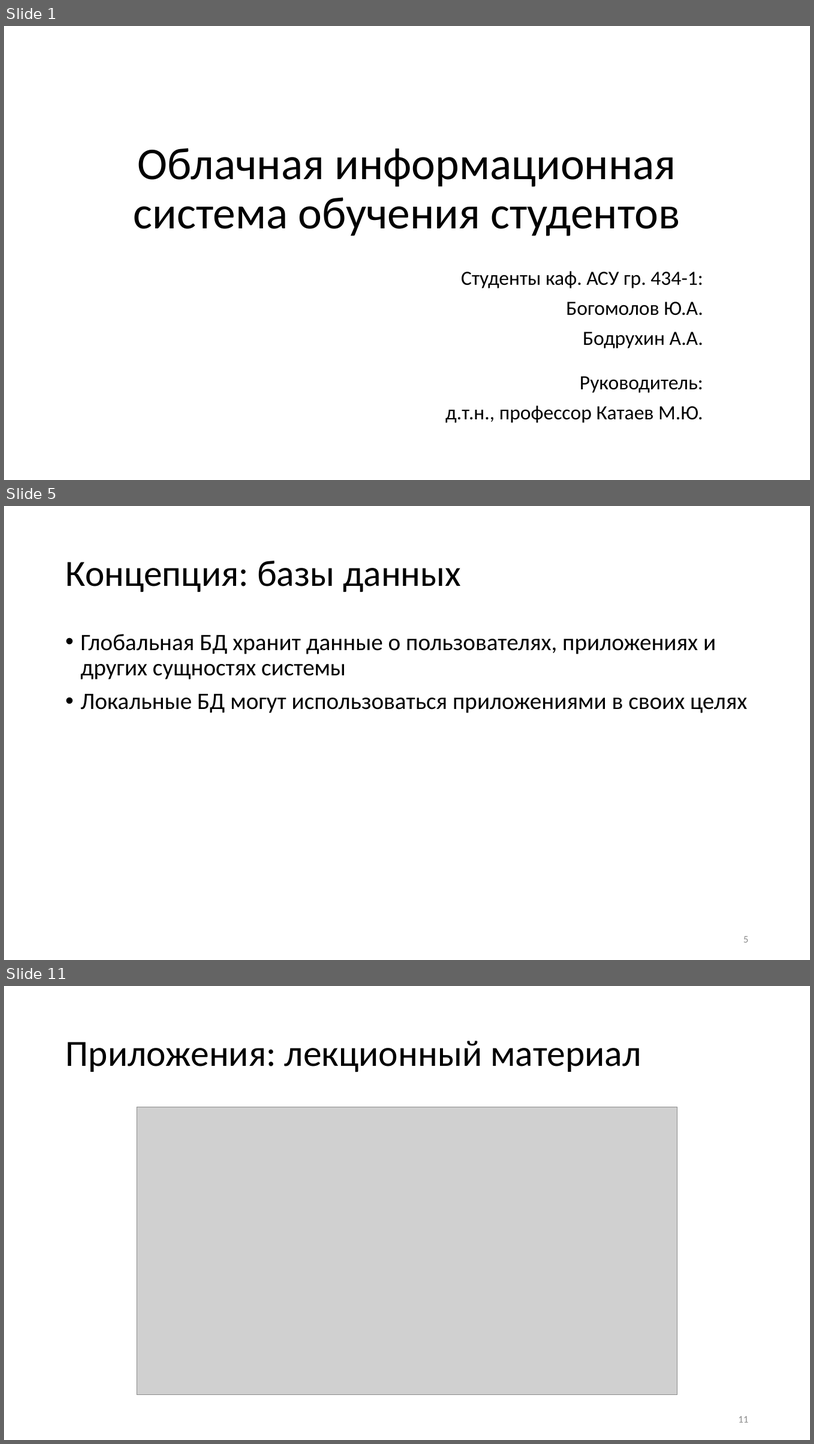
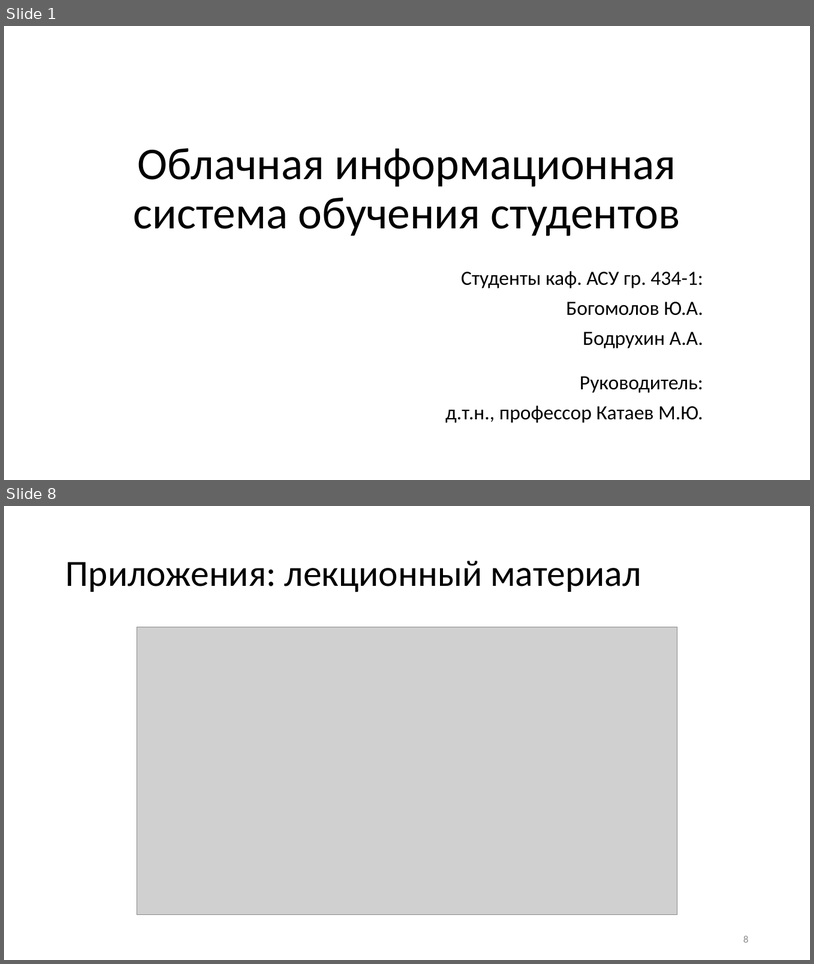
Before and after one commit to KerkDovan/GPO, a slide deck: Конференции/Международная научно-практическая конференция -Электронные средства и системы управления-/Выступление/Презентация.pptx. Shown one above the other, each under a label of ours: slides 1, 5 and 11 before the commit, slides 1 and 8 after it; the slides between them are not shown. The pictures are 814x1444 and 814x964 pixels, drawn with LibreOffice and Linux fonts; fonts in the diff are those of the drawing; grey boxes stand for pictures. Boxes give left, top, right and bottom in pixels: in the first picture for what was removed or moved away, otherwise in the second. Text is boxed around its words. In the diff, an @@ line names an element or a change of style, - is before the commit and + after.

```diff
--- a/Конференции/Международная научно-практическая конференция -Электронные средства и системы управления-/Выступление/Презентация.pptx
+++ b/Конференции/Международная научно-практическая конференция -Электронные средства и системы управления-/Выступление/Презентация.pptx
@@ slide 5 removed at box(4, 506, 810, 960), background #FFFFFF @@
@@ title removed at box(65, 561, 461, 592) @@
-Концепция: базы данных
@@ text removed at box(81, 634, 747, 713) @@
-• Глобальная БД хранит данные о пользователях, приложениях и других сущностях системы
-• Локальные БД могут использоваться приложениями в своих целях
@@ page number removed at box(744, 936, 749, 942) @@
-5
@@ what was slide 11 is now slide 8 @@
@@ page number at box(744, 935, 749, 942): text changed @@
-11
+8
```
Also in this commit, not shown: 7 slides changed, 2 other slides removed, 3 other files.
